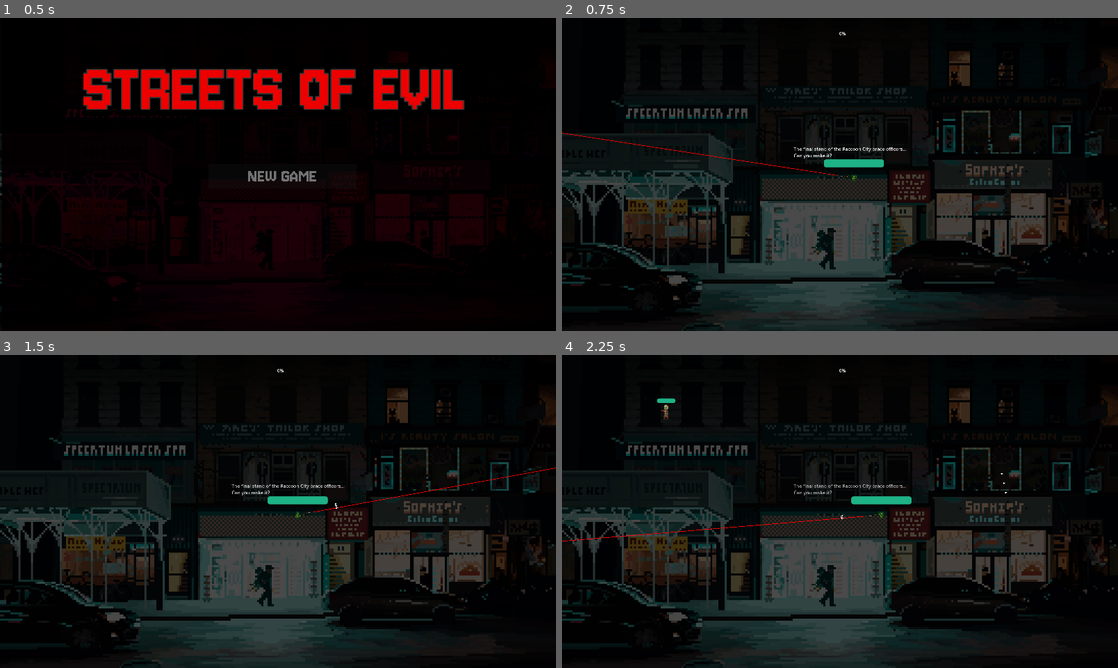
Above: before the commit, frames 1-4 (two rows, left to right).
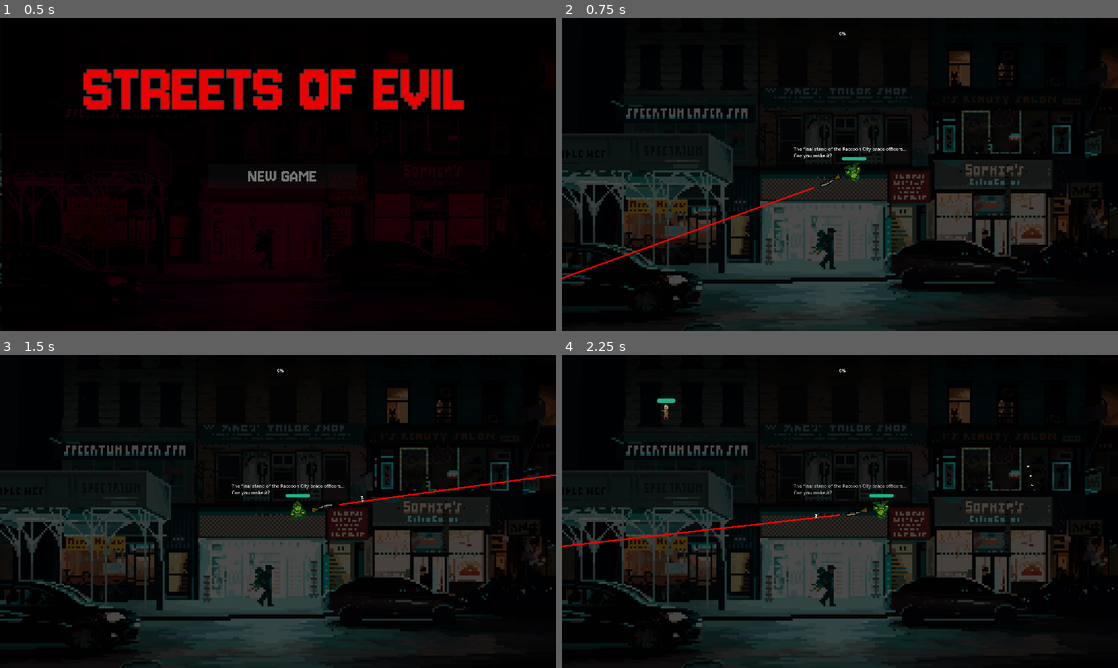
Above: after the commit, the same moments.

Repository: blacksagres/streets-of-evil
Game: Godot game, scene res://world.tscn
Same seed, same stepped clock (60 frames per second), same inputs: the game is played once before the commit and once after it.
Inputs (mouse positions are in pixels of both pictures, inside the frame that each line leads up to):
- Up to frame 1 (0.5 s): no input
- Up to frame 2 (0.75 s): click "NEW GAME" at 0.5 s
- Up to frame 3 (1.5 s): tap Enter (ui_accept) at 1.25 s; move the mouse to (400, 495) at 1.27 s; hold Right (move_right) from 1.28 s (still down); hold Space (shoot) from 1.28 s (still down)
- Up to frame 4 (2.25 s): keep holding Right (move_right); tap Enter (ui_accept) at 1.52 s; move the mouse to (728, 527) at 2.02 s; release Space (shoot) at 2.03 s; tap Space (shoot) at 2.1 s

Frame 1 is identical in both runs. In frame 2, 0.9% of the frame differs, in the area x 0-58%, y 36-84%; in frame 3, 0.7%; in frame 4, 0.8%.

Commit message:
resize player sprite

Diff:
--- a/characters/player/player.tscn
+++ b/characters/player/player.tscn
@@ -19,9 +19,11 @@
 metadata/_custom_type_script = "uid://lyapngj3dity"
 
 [sub_resource type="CapsuleShape2D" id="CapsuleShape2D_6p3mc"]
+radius = 16.0
+height = 62.0
 
 [sub_resource type="CircleShape2D" id="CircleShape2D_dnjla"]
-radius = 21.095
+radius = 32.1403
 
 [sub_resource type="Animation" id="Animation_tory2"]
 length = 0.001
@@ -81,19 +83,22 @@
 }
 
 [sub_resource type="CapsuleShape2D" id="CapsuleShape2D_idpv6"]
+radius = 24.0
+height = 64.0
 
 [node name="Player" type="CharacterBody2D"]
 script = ExtResource("1_dnjla")
 status = SubResource("Resource_c6leb")
 
 [node name="Healthbar" parent="." instance=ExtResource("8_idpv6")]
-offset_left = -104.0
-offset_top = -80.0
-offset_right = 104.0
-offset_bottom = -53.0
+offset_left = -42.0
+offset_top = -88.0
+offset_right = 43.0
+offset_bottom = -77.0
 
 [node name="PlayerSprite" type="Sprite2D" parent="."]
-position = Vector2(0, -16)
+position = Vector2(9.53674e-07, -32)
+scale = Vector2(2.625, 2.625)
 texture = ExtResource("2_tory2")
 flip_h = true
 hframes = 3
@@ -116,7 +121,7 @@
 end_cap_mode = 2
 
 [node name="PlayerCollision" type="CollisionShape2D" parent="."]
-position = Vector2(0, -15)
+position = Vector2(0, -31)
 shape = SubResource("CapsuleShape2D_6p3mc")
 
 [node name="Hitbox" type="Area2D" parent="."]
@@ -126,7 +131,7 @@
 script = ExtResource("2_3eadt")
 
 [node name="CollisionShape2D" type="CollisionShape2D" parent="Hitbox"]
-position = Vector2(0, -21)
+position = Vector2(0, -31)
 shape = SubResource("CircleShape2D_dnjla")
 debug_color = Color(1.15514e-06, 0.637711, 0.388473, 0.42)
 
@@ -146,6 +151,6 @@
 collision_mask = 4
 
 [node name="CollisionShape2D" type="CollisionShape2D" parent="Hurtbox"]
-position = Vector2(0, -15)
+position = Vector2(0, -31)
 shape = SubResource("CapsuleShape2D_idpv6")
 debug_color = Color(0.853756, 0.30439, 0.541965, 0.42)
